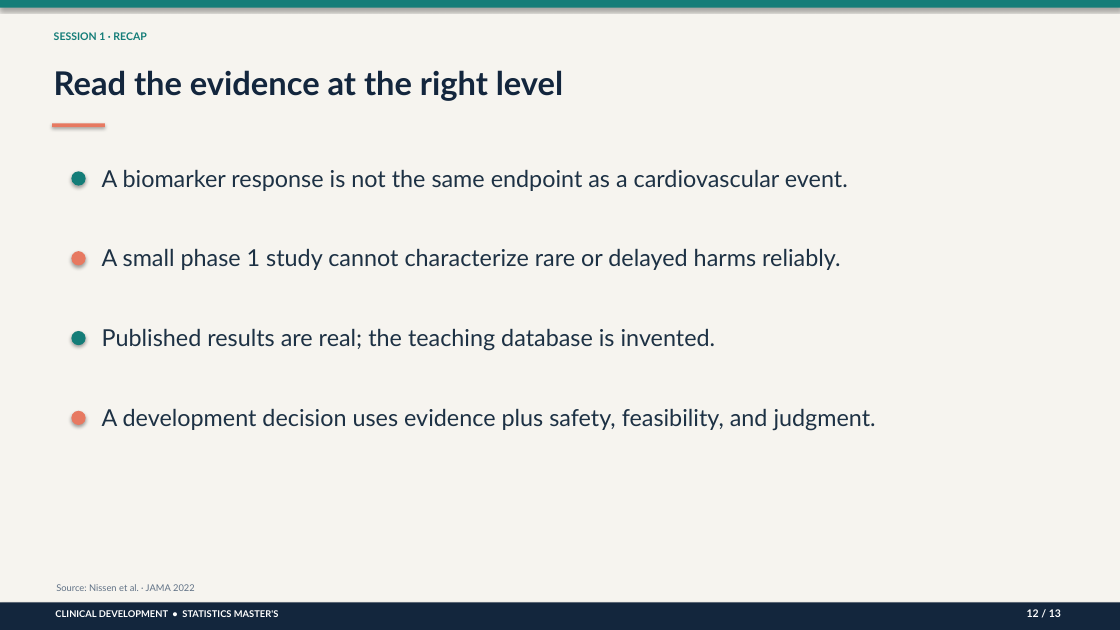
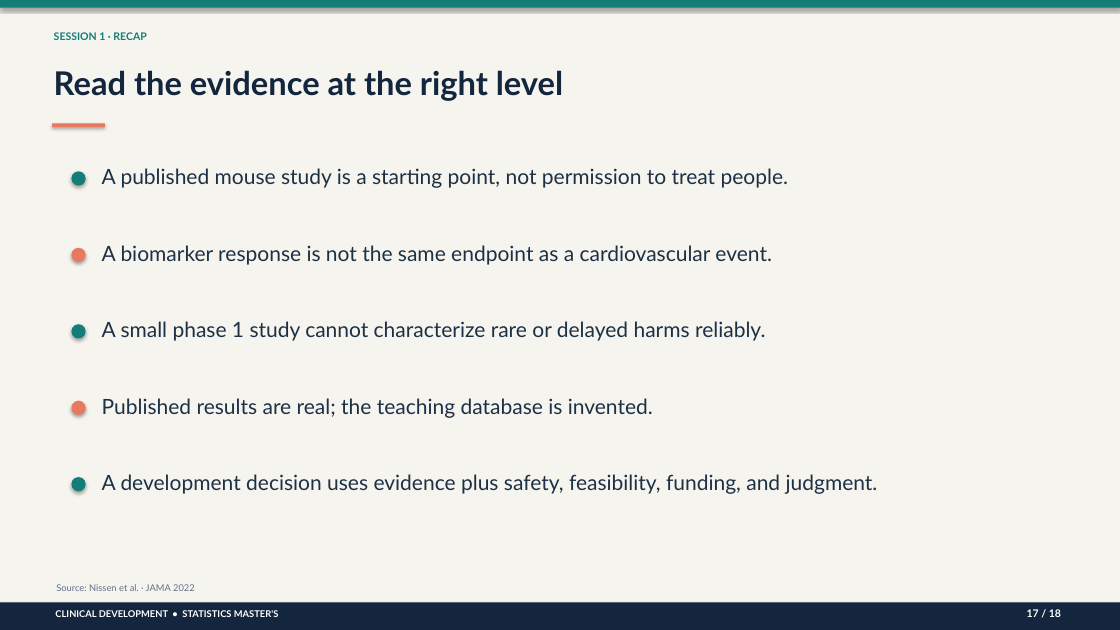
Before and after one commit to drweihungpan-lab/clinical-data-teaching, a slide deck: slide 17 of slides/powerpoint/session-1-clinical-trials.pptx (slide 12 before the commit). Drawn at 1120x630 pixels with LibreOffice and Linux fonts; fonts in the diff are those of the drawing. Boxes give left, top, right and bottom in pixels: in the first picture for what was removed or moved away, otherwise in the second. Text is boxed around its words. In the diff, an @@ line names an element or a change of style, - is before the commit and + after.

```diff
--- a/slides/powerpoint/session-1-clinical-trials.pptx
+++ b/slides/powerpoint/session-1-clinical-trials.pptx
@@ text added at (102,168,789,188), 18 pt, text #1D3144 @@
+A published mouse study is a starting point, not permission to treat people.
@@ size 20 to 18 pt in 3 elements at (102,398,653,418), (102,321,765,341), (102,245,772,265) @@
@@ text "A biomarker response is not ...": place and size @@
-text "A biomarker response is not ..." at (102,169,848,191)
+text "A biomarker response is not ..." at (102,245,772,265)
@@ ellipse: place and size @@
-ellipse at (71,251,86,266)
+ellipse at (71,248,86,262)
@@ ellipse: place and size @@
-ellipse at (71,331,86,345)
+ellipse at (71,324,86,339)
@@ text "A small phase 1 study ...": place and size @@
-text "A small phase 1 study ..." at (102,248,840,270)
+text "A small phase 1 study ..." at (102,321,765,341)
@@ ellipse: place and size @@
-ellipse at (71,411,86,425)
+ellipse at (71,401,86,415)
@@ text "Published results are real; the ...": place and size @@
-text "Published results are real; the ..." at (102,328,716,351)
+text "Published results are real; the ..." at (102,398,653,418)
@@ ellipse added at (71,477,86,492), fill #147D78 @@
@@ text at (102,474,878,494): text changed; size 20 to 18 pt @@
-A development decision uses evidence plus safety, feasibility, and judgment.
+A development decision uses evidence plus safety, feasibility, funding, and judgment.
@@ text at (1027,609,1061,617): text changed @@
-12 / 13
+17 / 18
```
Also in this commit, not shown: 11 other slides changed, 6 slides added, 1 slide removed, 8 other files.
